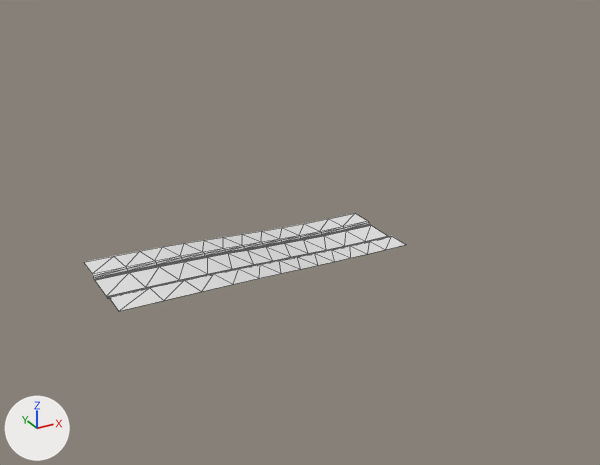
One commit to the glTF model meshes/blocks/decline.glb: the scene before it, then after it.
One viewpoint serves both versions: a 50 mm camera at (-19.0, -36.8, 18.9) aimed at (0.5, -1.3, 1.1). Lighting does not change. The marker at lower left points along +X, +Y and +Z. The first picture is the older version. Mesh edges are drawn as thin lines. Vertices at exactly the same position are counted once.

Names of what the first picture shows: 'Street.001'.
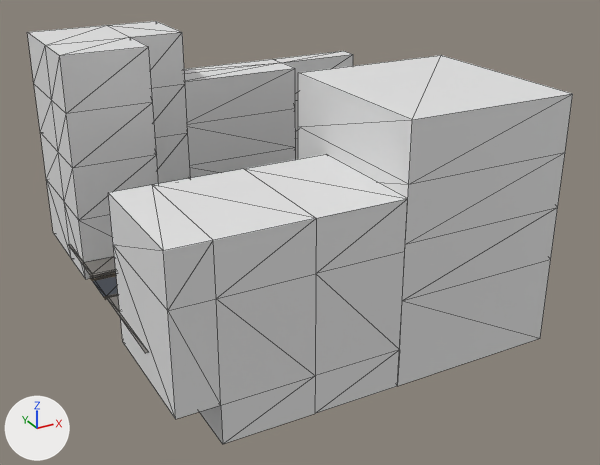
What changed in the scene script:
```text
Add mat_groundbrick:
    mat_groundbrick = principled_material('GroundBrick')
    mat_groundbrick.base_color = (0.216, 0.205, 0.191)  # grey #807d79
    mat_groundbrick.roughness = 0.795
Add mat_yellowasphalt:
    mat_yellowasphalt = principled_material('YellowAsphalt')
    mat_yellowasphalt.base_color = (0.402, 0.308, 0.173)  # beige #aa9773
Add mat_asphalt:
    mat_asphalt = principled_material('Asphalt')
    mat_asphalt.base_color = (0.0648, 0.0742, 0.0931)  # dark grey #484d56
    mat_asphalt.roughness = 1.0
Change me_béziercurve_001:
    used by ob_street_001; location = (0.0, 0.0, -0.1)
    remove me_béziercurve_001.from_pydata(...)  # 208 vertices, 360 faces; spans x -10.0..10.0, y -3.0..8.0, z -3.1..0.1
    add me_béziercurve_001.from_pydata(...)  # 252 vertices, 442 faces; spans x -10.1..10.0, y -7.1..10.6, z -3.1..0.1
    me_béziercurve_001 part 1
    17 vertices are added at x -10.1..5.5, y -3.0..3.0, z -2.5..0.1
    13 new vertices lie (0.0, -4.1, 0.0) away from vertices in x -10.1..10.0, y -3.0..2.0, z -2.9..0.1
    8 new vertices lie (0.0, 2.6, 0.0) away from vertices in x -10.1..10.0, y 3.0..8.0, z -2.9..0.1
    6 new vertices lie (0.0, 2.5, 0.0) away from vertices in x -8.4..7.8, y 3.1..7.9, z -2.8..0.1
    10 new faces join them, mat_asphalt (dark grey #484d56)
    64 new faces join them, mat_groundbrick (grey #807d79)
    8 new faces join them, mat_yellowasphalt (beige #aa9773)
    me_béziercurve_001 part 2: 120 faces spanning x -10.0..10.0, y -1.3..6.3, z -3.1..-0.1 switch from no material to mat_asphalt (dark grey #484d56)
    me_béziercurve_001 part 3: 144 faces spanning x -10.0..10.0, y -3.0..8.0, z -3.1..0.1 switch from no material to mat_groundbrick (grey #807d79)
    me_béziercurve_001 part 4: 96 faces spanning x -10.0..10.0, y -1.2..6.2, z -3.1..-0.1 switch from no material to mat_yellowasphalt (beige #aa9773)
Add me_cube_039:
    me_cube_039.from_pydata(...)  # 40 vertices, 76 faces; spans x -11.72..1.0, y -1.99..1.0, z -1.0..9.87
Add me_cube_036:
    me_cube_036.from_pydata(...)  # 40 vertices, 76 faces; spans x -1.0..6.28, y -1.0..5.98, z -2.58..10.78
Add me_cube_029:
    me_cube_029.from_pydata(...)  # 20 vertices, 36 faces; spans x -1.0..8.0, y -6.91..2.83, z -3.56..9.4
Add me_cube_049:
    me_cube_049.from_pydata(...)  # 30 vertices, 56 faces; spans x -1.0..10.0, y -5.86..1.0, z -3.0..6.5
Add ob_cube_070:
    ob_cube_070 = bpy.data.objects.new('Cube.070', me_cube_039)
    ob_cube_070.location = (9.0, 8.98, -2.04)
Add ob_cube_069:
    ob_cube_069 = bpy.data.objects.new('Cube.069', me_cube_036)
    ob_cube_069.location = (-9.0, 4.0, 0.0)
Add ob_cube_068:
    ob_cube_068 = bpy.data.objects.new('Cube.068', me_cube_029)
    ob_cube_068.location = (2.0, -3.08, 0.0)
Add ob_cube_067:
    ob_cube_067 = bpy.data.objects.new('Cube.067', me_cube_049)
    ob_cube_067.location = (-9.0, -4.13, -0.56)
```

What differs and where, as boxes [x1, y1, x2, y2] in the pictures (600 x 465 px):
'Cube.067', added
    after: [108, 154, 408, 444]
'Cube.068', added
    after: [298, 55, 573, 386]
'Cube.069', added
    after: [27, 21, 190, 279]
'Street.001', reshaped
    before: [84, 213, 406, 311]
    after: [69, 244, 148, 353]
'Cube.070', added
    after: [184, 51, 353, 178]
part 1 of me_béziercurve_001, added
    after: [69, 244, 148, 353]
part 2 of me_béziercurve_001, recoloured (white to dark grey)
    before: [94, 224, 387, 298]
    after: [94, 273, 118, 296]
part 3 of me_béziercurve_001, recoloured (white to grey)
    before: [84, 213, 406, 311]
    after: [84, 257, 120, 311]
part 4 of me_béziercurve_001, recoloured
    before: [94, 224, 386, 297]
    after: [94, 274, 116, 297]
